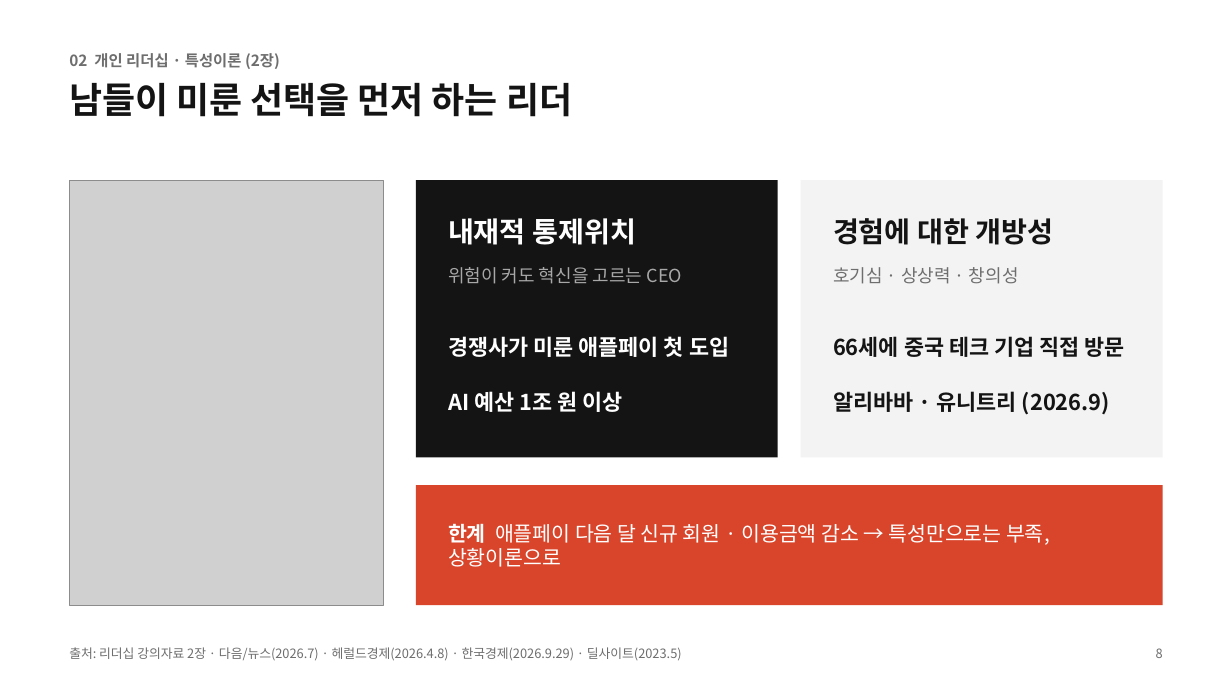
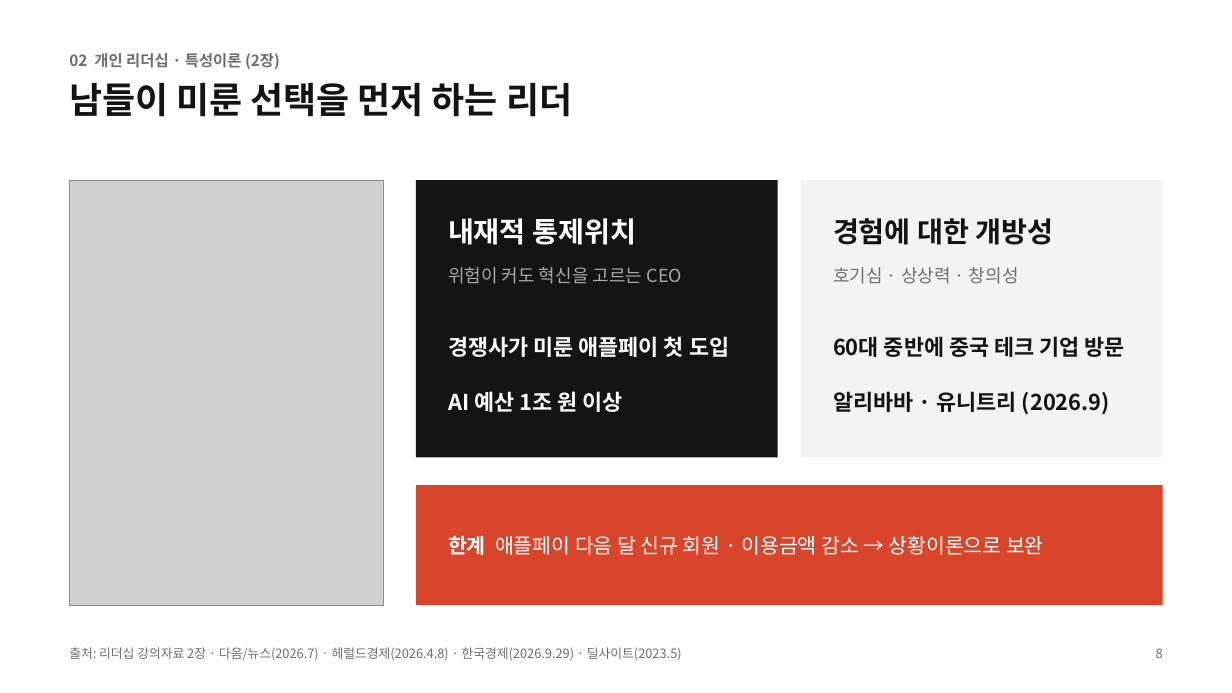
Before and after one commit to NATHAN18-ABLE/for-nathan, a slide deck: slide 8 of leadership-ppt/leadership-final.pptx. Drawn at 1232x693 pixels with LibreOffice and Linux fonts; fonts in the diff are those of the drawing; grey boxes stand for pictures. Boxes give left, top, right and bottom in pixels: in the first picture for what was removed or moved away, otherwise in the second. Text is boxed around its words. In the diff, an @@ line names an element or a change of style, - is before the commit and + after.

```diff
--- a/leadership-ppt/leadership-final.pptx
+++ b/leadership-ppt/leadership-final.pptx
@@ text at box(833, 336, 1125, 357): text changed @@
-66세에 중국 테크 기업 직접 방문
+60대 중반에 중국 테크 기업 방문
@@ text at box(448, 536, 1044, 555): text changed @@
-한계 애플페이 다음 달 신규 회원 · 이용금액 감소 → 특성만으로는 부족, 상황이론으로
+한계 애플페이 다음 달 신규 회원 · 이용금액 감소 → 상황이론으로 보완
```
Also in this commit, not shown: 7 other slides changed, 10 other files.
